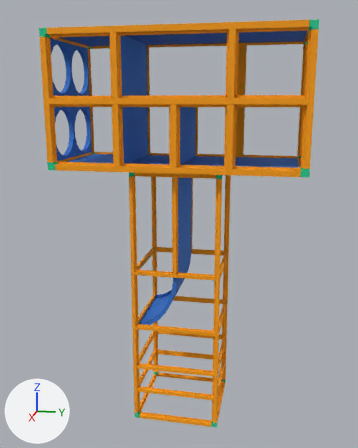
An edit to the FBX model models/fbx/ustanovka/rama1.FBX, drawn before and after from the same camera.
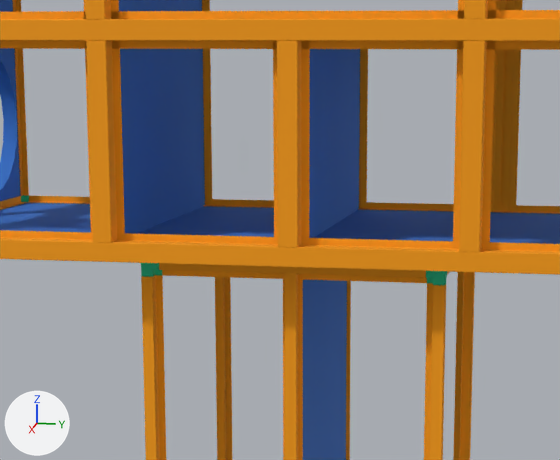
There are two pictures of each version: one whole from a camera (50 mm lens) standing at (4.48, -0.24, 0.98) and looking at (-0.01, -1.14, -0.14), one close up on the part from 24% to 72% of the width and 21% to 52% of the height. Every picture has the same lights, and +X, +Y and +Z are marked at lower left. Where no turn or scale is listed for an object, it has been applied to the vertices.
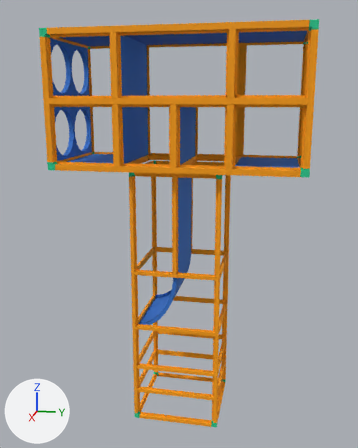
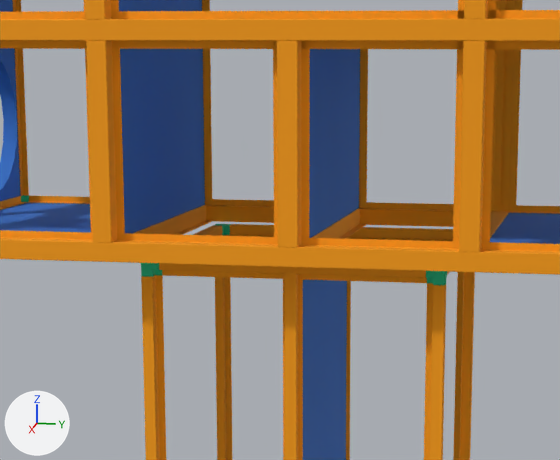
Location of each change, (x1, y1, x2, y2) in pixels of the close-ups (560 x 460 px):
part 1 of me_mesh, added
    after: (132, 205, 213, 235)
part 2 of me_mesh, added
    after: (312, 208, 366, 239)
part 3 of me_mesh, added
    after: (490, 211, 509, 238)
part 4 of me_mesh, cut back
    before: (303, 49, 360, 460)
    after: (0, 203, 560, 460)

The change, as a list of edits to the scene's bpy script:
```text
Change me_mesh:
    used by ob_object003; location = (0.0, 0.0, 0.0)
    remove me_mesh.from_pydata(...)  # 4894 vertices, 9060 faces; spans x -0.5..0.5, y -2.19..0.0, z -1.99..1.56
    add me_mesh.from_pydata(...)  # 4806 vertices, 8640 faces; spans x -0.5..0.5, y -2.19..0.0, z -1.99..1.56
    me_mesh part 1: a new loose piece of 24 vertices spanning x -0.45..0.45, y -1.61..-1.52, z 0.41..0.46, in mat_17___default (orange #ffa000)
    me_mesh part 2: a new loose piece of 24 vertices spanning x -0.45..0.45, y -1.13..-1.04, z 0.41..0.46, in mat_17___default (orange #ffa000)
    me_mesh part 3: a new loose piece of 24 vertices spanning x -0.45..0.45, y -0.67..-0.58, z 0.41..0.46, in mat_17___default (orange #ffa000)
    me_mesh part 4: 9 vertices moved from x -0.37..0.45, y -1.57..-0.62, z 0.37..0.97 to x -0.37..0.45, y -1.57..-0.62, z 0.42..0.97; 168 vertices removed from x -0.45..0.45, y -1.61..-0.58, z 0.96..1.01; 8 vertices added at x -0.46..0.46, y -1.59..-0.61, z 0.41..0.46
```
